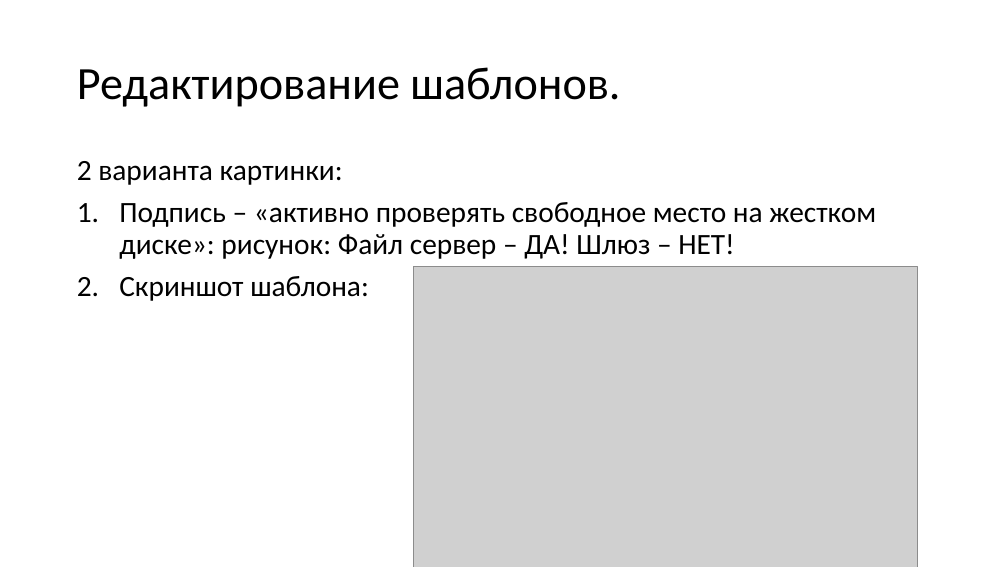
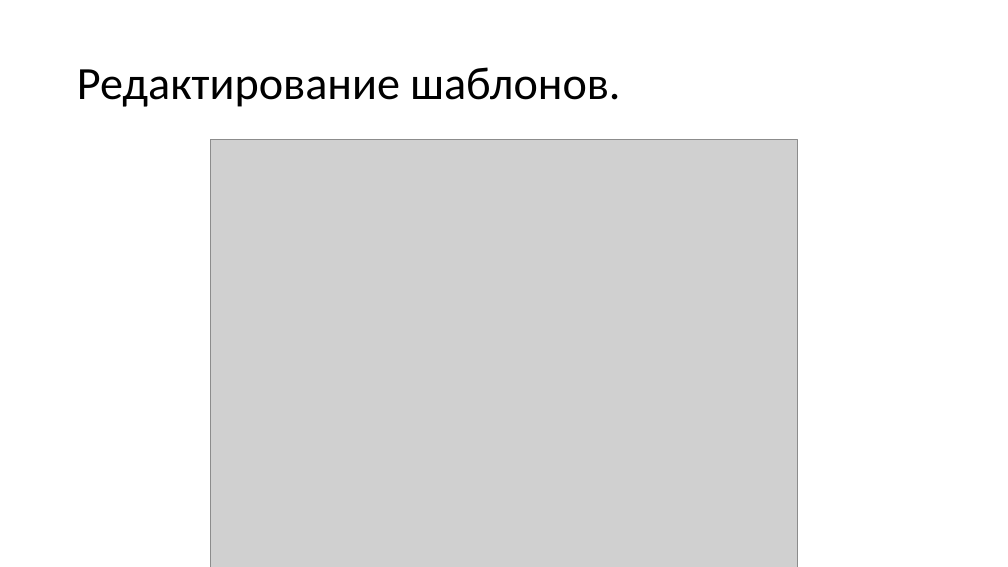
Before and after one commit to RanFog/VKR, a slide deck: slide 11 of Презентация к защите.pptx. Drawn at 1008x567 pixels with LibreOffice and Linux fonts; fonts in the diff are those of the drawing; grey boxes stand for pictures. Boxes give left, top, right and bottom in pixels: in the first picture for what was removed or moved away, otherwise in the second. Text is boxed around its words. In the diff, an @@ line names an element or a change of style, - is before the commit and + after.

```diff
--- a/Презентация к защите.pptx
+++ b/Презентация к защите.pptx
@@ picture added at box(211, 140, 798, 567) @@
@@ text removed at box(77, 161, 876, 301) @@
-2 варианта картинки:
-1. Подпись – «активно проверять свободное место на жестком диске»: рисунок: Файл сервер – ДА! Шлюз – НЕТ!
-2. Скриншот шаблона:
@@ picture removed at box(414, 266, 918, 567) @@
```
Also in this commit, not shown: 4 other slides changed, 1 slide added, 1 slide removed, 10 other files.
